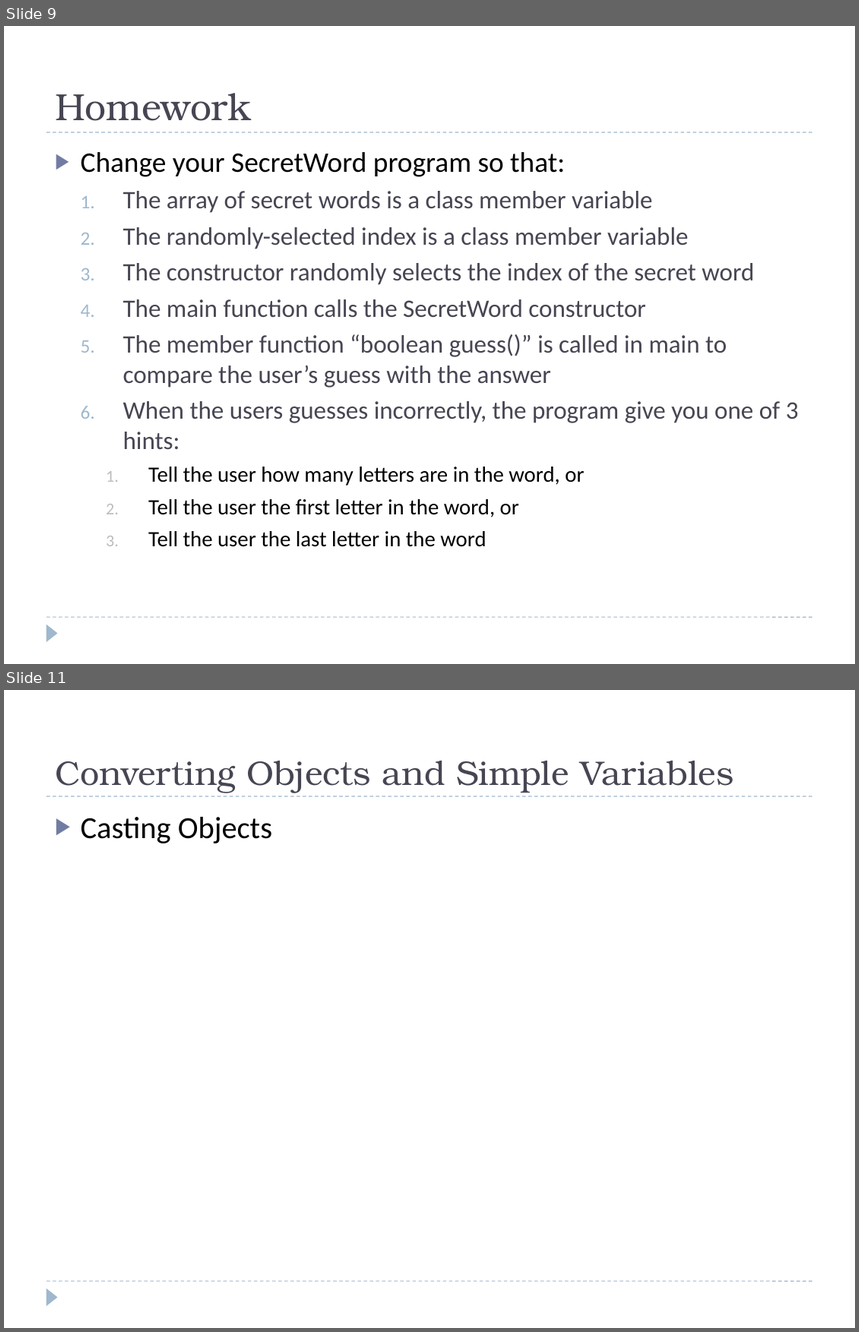
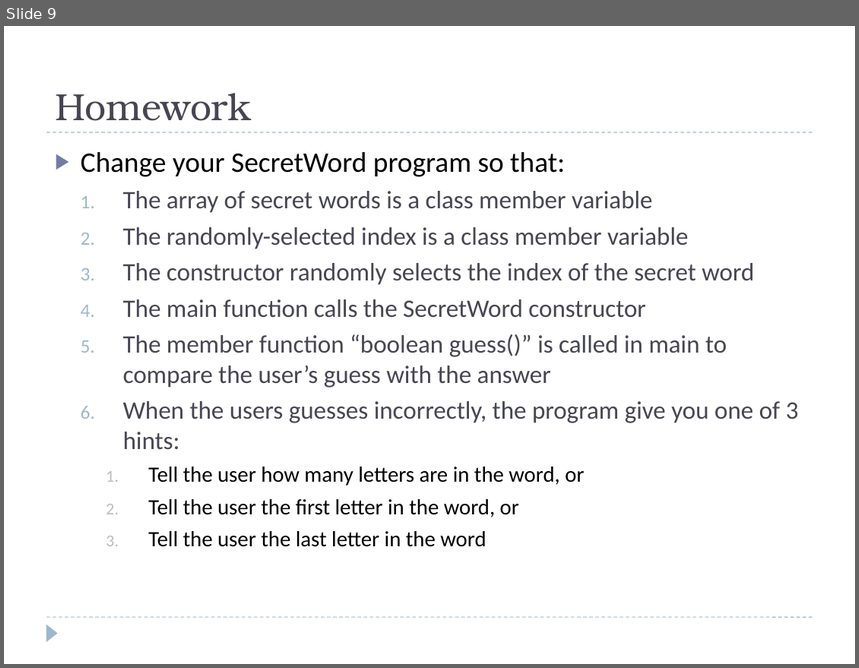
Before and after one commit to bcraig108/JavaClass_2013_Summer, a slide deck: Powerpoint/Introduction to Java Programming - Hour 10.pptx. Shown one above the other, each under a label of ours: slides 9 and 11 before the commit, slide 9 after it; the slides between them are not shown. The pictures are 859x1332 and 859x668 pixels, drawn with LibreOffice and Linux fonts; fonts in the diff are those of the drawing; background and template pictures are left out. Boxes give left, top, right and bottom in pixels: in the first picture for what was removed or moved away, otherwise in the second. Text is boxed around its words. In the diff, an @@ line names an element or a change of style, - is before the commit and + after.

```diff
--- a/Powerpoint/Introduction to Java Programming - Hour 10.pptx
+++ b/Powerpoint/Introduction to Java Programming - Hour 10.pptx
@@ slide 11 removed at [4, 690, 855, 1328], background #FFFFFF; not listed: 3 template elements that a slide beside it also shows @@
@@ title removed at [55, 761, 734, 793] @@
-Converting Objects and Simple Variables
@@ text removed at [81, 817, 272, 844] @@
-▶ Casting Objects
```
Also in this commit, not shown: 5 other slides removed, 2 other files.
